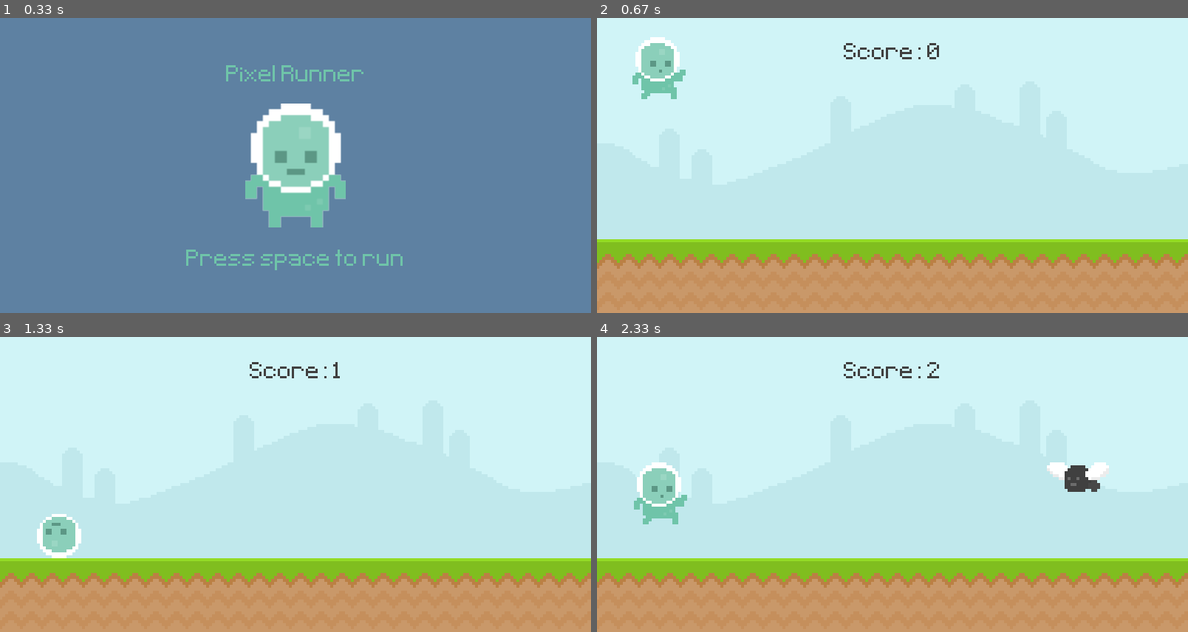
Above: before the commit, frames 1-4 (two rows, left to right).
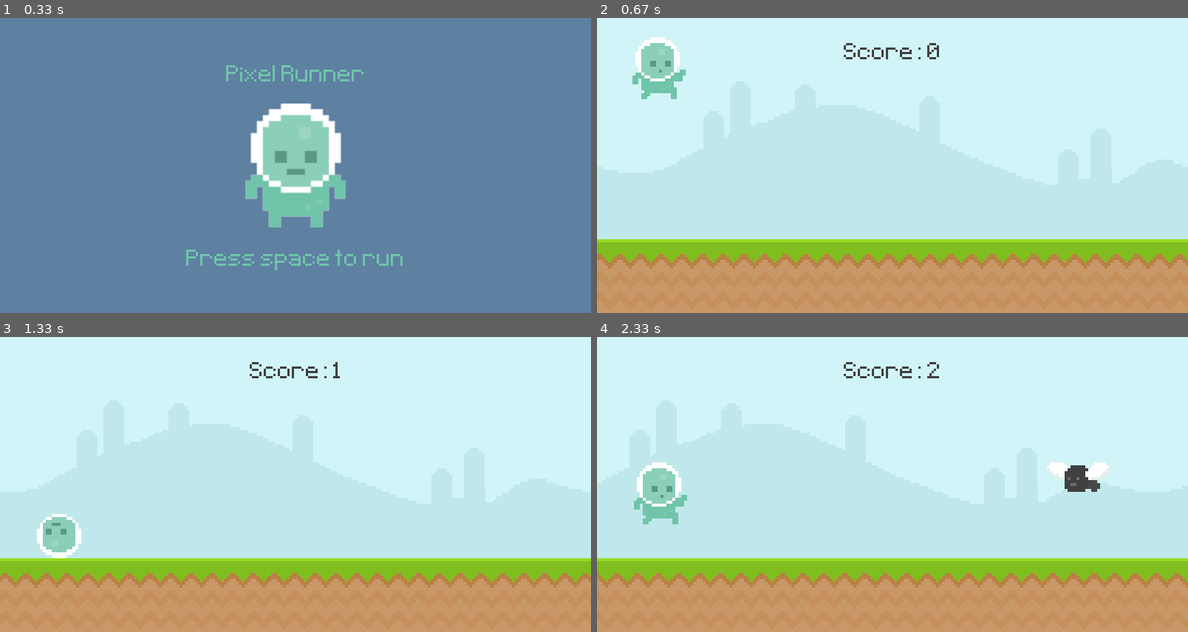
Above: after the commit, the same moments.

Repository: clear-code-projects/UltimatePygameIntro
Game: pygame game, started from runner_class only.py
Same seed, same stepped clock (60 frames per second), same inputs: the game is played once before the commit and once after it.
Inputs:
- Up to frame 1 (0.33 s): no input
- Up to frame 2 (0.67 s): tap Space at 0.33 s
- Up to frame 3 (1.33 s): hold Down from 1.17 s (still down)
- Up to frame 4 (2.33 s): release Down at 1.63 s; hold Down 1.67-2.03 s; tap Space at 1.73, 2.13 s; hold Down from 2.07 s (still down)

Frame 1 is identical in both runs. In frame 2, 3.1% of the frame differs, in the area x 0-100%, y 80-85%; in frame 3, 2.8%; in frame 4, 3.1%.

Commit message:
Looping ground and sky, to give more realistic feel that the player is moving

Diff:
--- a/runner_class only.py
+++ b/runner_class only.py
@@ -135,8 +135,18 @@
 
 obstacle_group = pygame.sprite.Group()
 
-sky_surface = pygame.image.load('graphics/Sky.png').convert()
-ground_surface = pygame.image.load('graphics/ground.png').convert()
+# Background
+# ground_surface = pygame.image.load('graphics/ground.png').convert()
+ground_surface_1 = pygame.image.load('graphics/infiniteGround.png').convert()
+ground_surface_2 = pygame.image.load('graphics/infiniteGround.png').convert()
+ground_surf_rect_1 = ground_surface_1.get_rect(topleft = (0,300))
+ground_surf_rect_2 = ground_surface_2.get_rect(topleft = (786,300))
+
+# sky_surface = pygame.image.load('graphics/Sky.png').convert()
+sky_surface_1 = pygame.image.load('graphics/infiniteSky.png').convert()
+sky_surface_2 = pygame.image.load('graphics/infiniteSky.png').convert()
+sky_surf_rect_1 = sky_surface_1.get_rect(left = 0)
+sky_surf_rect_2 = sky_surface_2.get_rect(left = 800)
 
 # Intro screen
 player_stand = pygame.image.load('graphics/player/player_stand.png').convert_alpha()
@@ -170,8 +180,26 @@
 
 
 	if game_active:
-		screen.blit(sky_surface,(0,0))
-		screen.blit(ground_surface,(0,300))
+		sky_surf_rect_1.left -= 1
+		sky_surf_rect_2.left -= 1
+		if sky_surf_rect_1.right == 0:
+			sky_surf_rect_1.left = 800
+		elif sky_surf_rect_2.right == 0:
+			sky_surf_rect_2.left = 800
+		screen.blit(sky_surface_1,sky_surf_rect_1)
+		screen.blit(sky_surface_2,sky_surf_rect_2)
+		# screen.blit(sky_surface,(0,0))
+
+		ground_surf_rect_1.left -= 2
+		ground_surf_rect_2.left -= 2
+		if ground_surf_rect_1.right <= 0:
+			ground_surf_rect_1.left = 786
+		elif ground_surf_rect_2.right <= 0:
+			ground_surf_rect_2.left = 786
+		screen.blit(ground_surface_1,ground_surf_rect_1)
+		screen.blit(ground_surface_2,ground_surf_rect_2)
+		# screen.blit(ground_surface,(0,300))
+
 		score = display_score()
 
 		player.draw(screen)
Binary file added: graphics/infiniteGround.png
Binary file added: graphics/infiniteSky.png
